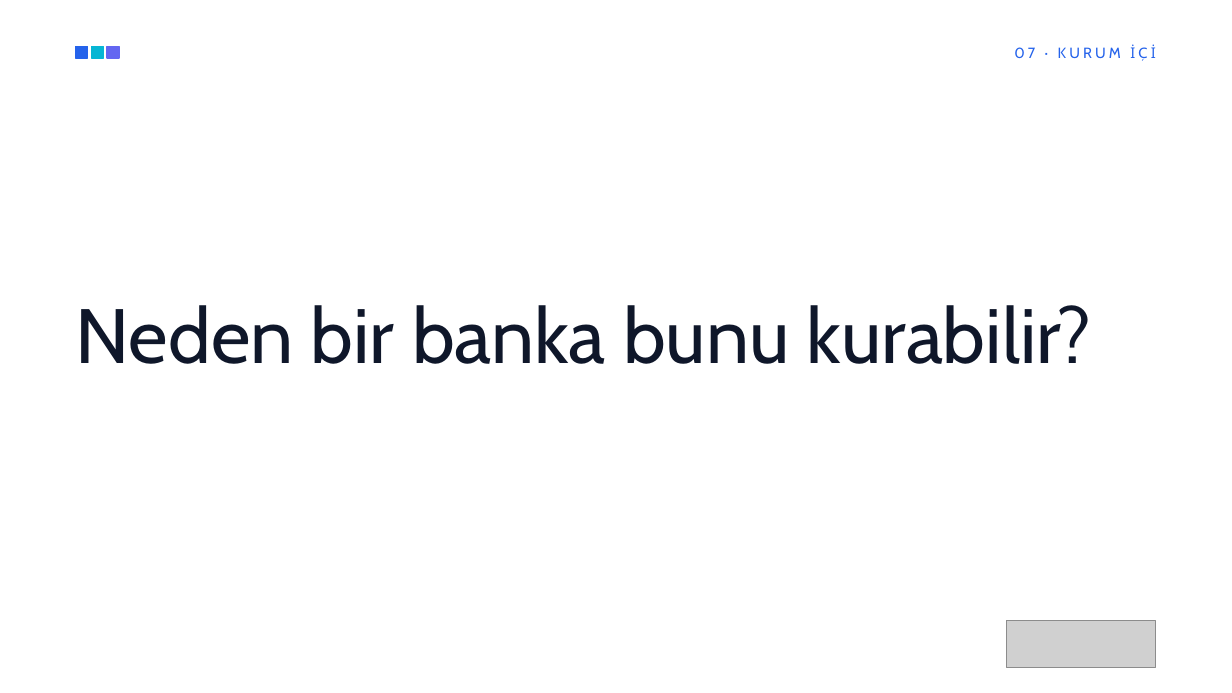
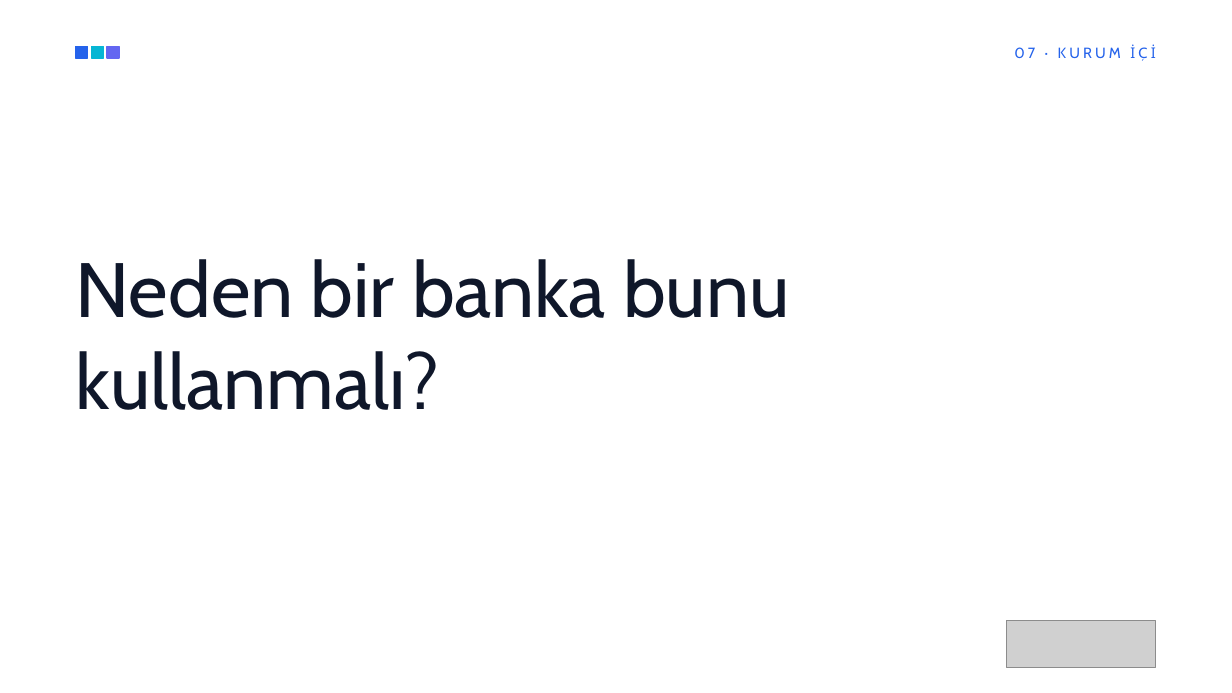
Before and after one commit to SmartData58/Teknofest2026_FinAgent, a slide deck: slide 21 of SmartData-BiQuery-Sunum.pptx (slide 18 before the commit). Drawn at 1232x693 pixels with LibreOffice and Linux fonts; fonts in the diff are those of the drawing; grey boxes stand for pictures; background and template pictures are left out. Boxes give left, top, right and bottom in pixels: in the first picture for what was removed or moved away, otherwise in the second. Text is boxed around its words. In the diff, an @@ line names an element or a change of style, - is before the commit and + after.

```diff
--- a/SmartData-BiQuery-Sunum.pptx
+++ b/SmartData-BiQuery-Sunum.pptx
@@ text at (76, 259, 789, 410): text changed @@
-Neden bir banka bunu kurabilir?
+Neden bir banka bunu kullanmalı?
```
Also in this commit, not shown: 2 other slides changed, 3 slides added, 1 slide removed.
